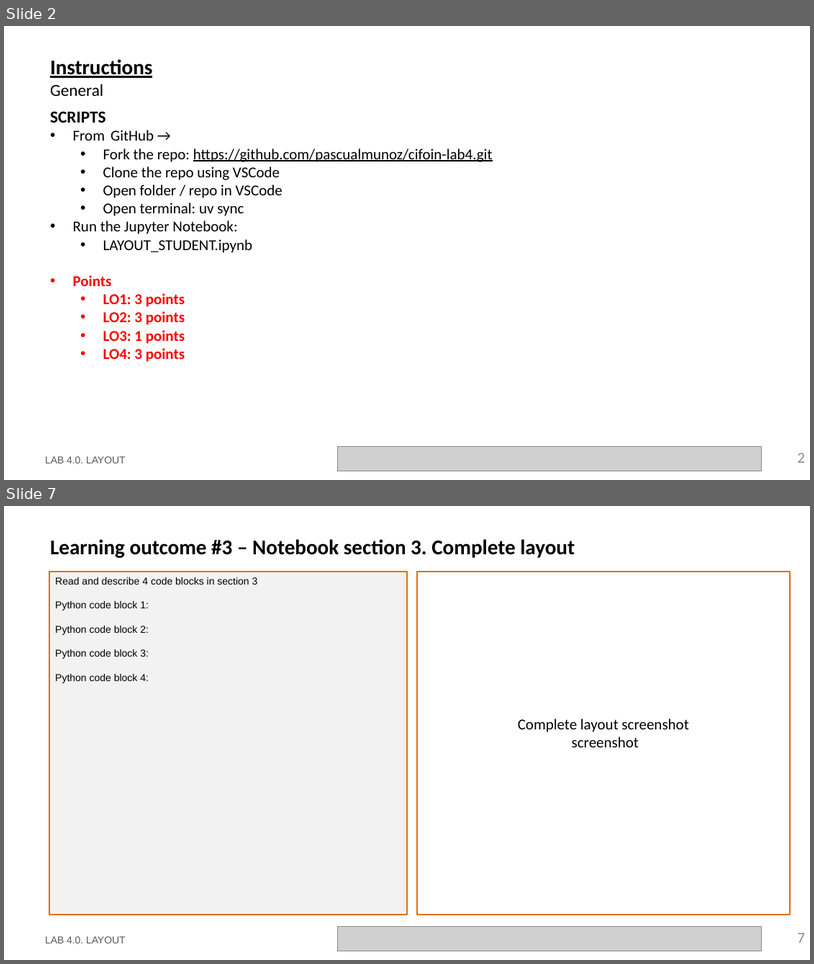
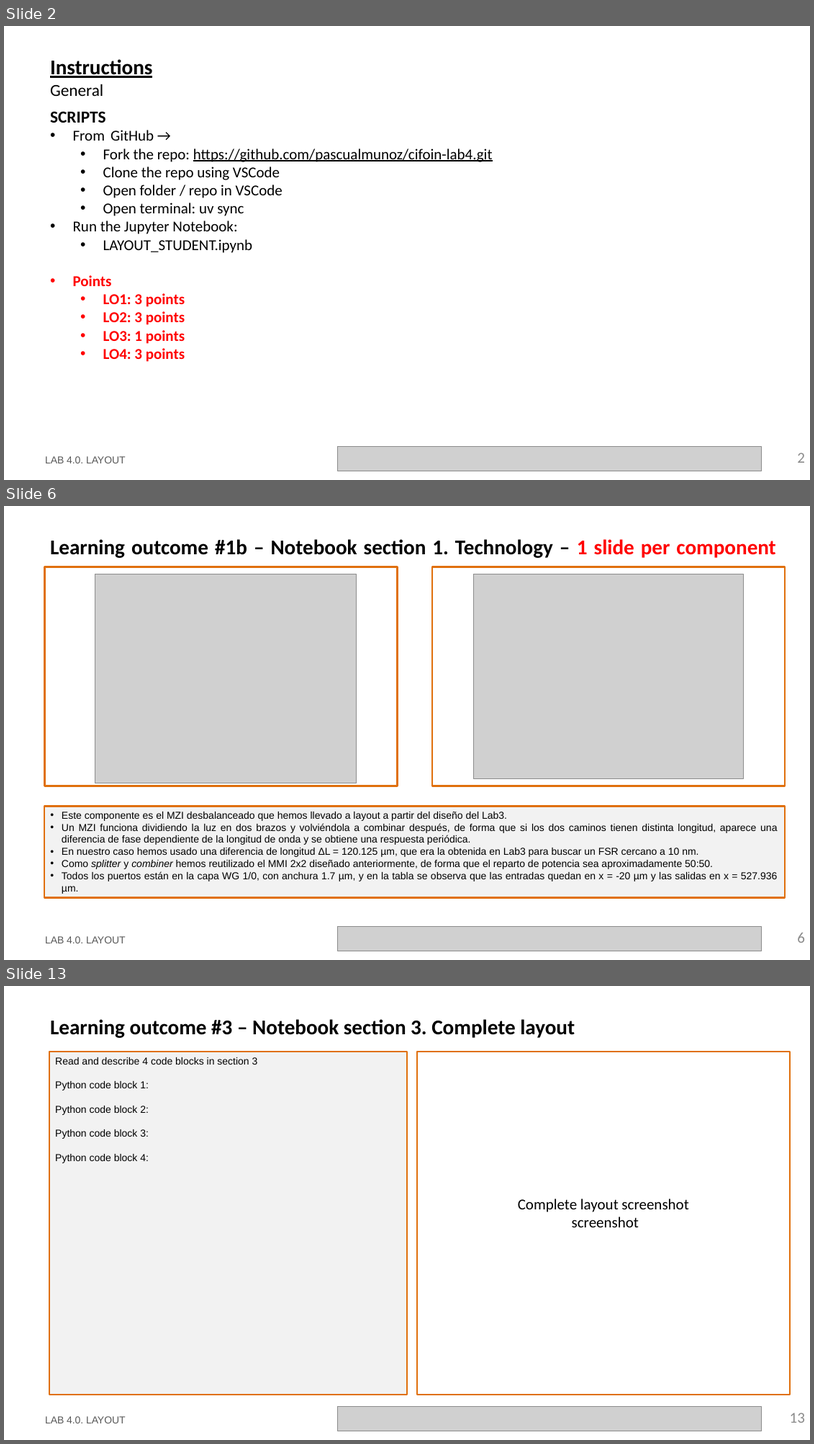
Before and after one commit to Japeacru/cifoin-lab4, a slide deck: LabBook_40.pptx. Shown one above the other, each under a label of ours: slides 2 and 7 before the commit, slides 2, 6 and 13 after it; the slides between them are not shown. The pictures are 814x964 and 814x1444 pixels, drawn with LibreOffice and Linux fonts; fonts in the diff are those of the drawing; grey boxes stand for pictures; background and template pictures are left out. Boxes give left, top, right and bottom in pixels: in the first picture for what was removed or moved away, otherwise in the second. Text is boxed around its words. In the diff, an @@ line names an element or a change of style, - is before the commit and + after.

```diff
--- a/LabBook_40.pptx
+++ b/LabBook_40.pptx
@@ slide 6 added at <box>4,506,810,960</box>, background #FFFFFF @@
@@ title added at <box>50,539,776,558</box>, 25 pt, text #000000, bold @@
+Learning outcome #1b – Notebook section 1. Technology – 1 slide per component
@@ rectangle added at <box>44,567,397,786</box>, outline #E0700D 2.25 pt @@
@@ rectangle added at <box>432,567,785,786</box>, outline #E0700D 2.25 pt @@
@@ picture added at <box>95,574,357,783</box> @@
@@ picture added at <box>473,574,744,779</box> @@
@@ rectangle added at <box>44,806,786,898</box>, fill #F2F2F2, outline #E0700D 2.25 pt, 12 pt, text #000000 @@
+• Este componente es el MZI desbalanceado que hemos llevado a layout a partir del diseño del Lab3.
+• Un MZI funciona dividiendo la luz en dos brazos y volviéndola a combinar después, de forma que si los dos caminos tienen distinta longitud, aparece una diferencia de fase dependiente de la longitud de onda y se obtiene una respuesta periódica.
+• En nuestro caso hemos usado una diferencia de longitud ΔL = 120.125 µm, que era la obtenida en Lab3 para buscar un FSR cercano a 10 nm.
+• Como splitter y combiner hemos reutilizado el MMI 2x2 diseñado anteriormente, de forma que el reparto de potencia sea aproximadamente 50:50.
+• Todos los puertos están en la capa WG 1/0, con anchura 1.7 µm, y en la tabla se observa que las entradas quedan en x = -20 µm y las salidas en x = 527.936 µm.
@@ text added at <box>45,936,126,943</box>, 12 pt, text #585858 @@
+LAB 4.0. LAYOUT
@@ picture added at <box>338,926,762,951</box> @@
@@ page number added at <box>797,932,805,942</box>, 18 pt, text #8C8C8C @@
+6
@@ what was slide 7 is now slide 13 @@
@@ page number at <box>790,1412,805,1422</box>: text changed @@
-7
+13
```
Also in this commit, not shown: 4 slides changed, 5 other slides added, 1 other file.
